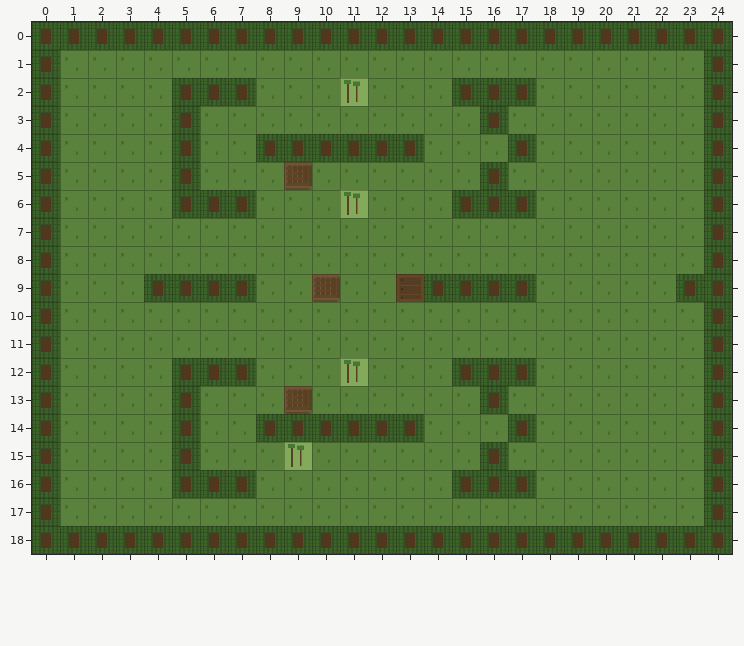
Two versions of a level (Tiled map (JSON), client/public/maps/corridor_chaos.json). The first picture shows the starting point.
Cells are 32x32 px. Shown: x 0..24, y 0..18.
And afterwards:
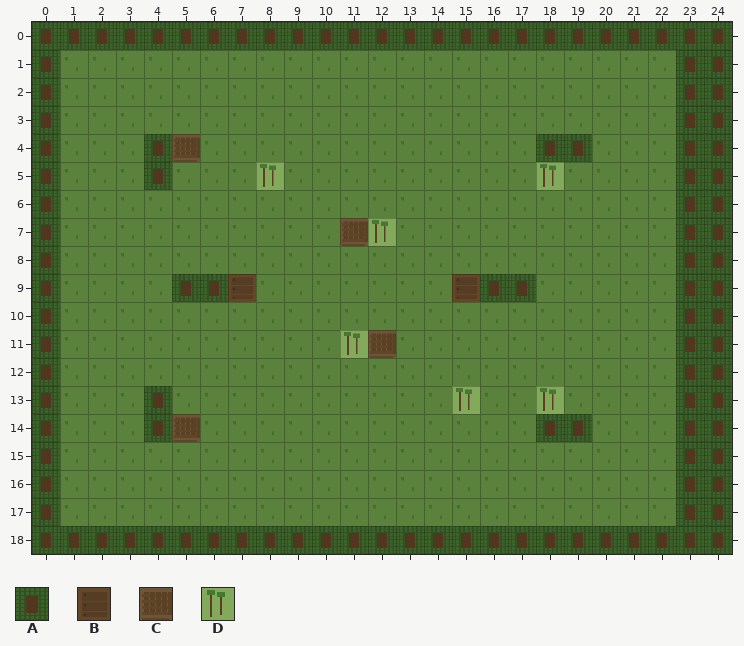
Key: from "solarpunk_living": A 2, B 3, C 4, D 5.
_ is an empty cell, . an unchanged one.
Changes in this commit:
--- layer "Walls"
@@ x 4..23 @@
- 1 ..................._
- 2 .AAA...D...AAA....._
- 3 .A..........A......_
- 4 _A..AAAAAA...A__..._
- 5 _A.._C......A._...._
- 6 .AAA...D...AAA....._
- 7 .......__.........._
- 8 ..................._
- 9 A..A..C..BAA........
-10 ..................._
-11 .......__.........._
-12 .AAA...D...AAA....._
-13 _A...C....._A._...._
-14 _A..AAAAAA...A__..._
-15 .A...D......A......_
-16 .AAA.......AAA....._
-17 ..................._
+ 1 ...................A
+ 2 .___..._...___.....A
+ 3 ._.........._......A
+ 4 AC..______..._AA...A
+ 5 A_..D_......_.D....A
+ 6 .___..._...___.....A
+ 7 .......CD..........A
+ 8 ...................A
+ 9 _..B.._..__B........
+10 ...................A
+11 .......DC..........A
+12 .___..._...___.....A
+13 A_..._.....D_.D....A
+14 AC..______..._AA...A
+15 ._..._......_......A
+16 .___.......___.....A
+17 ...................A
